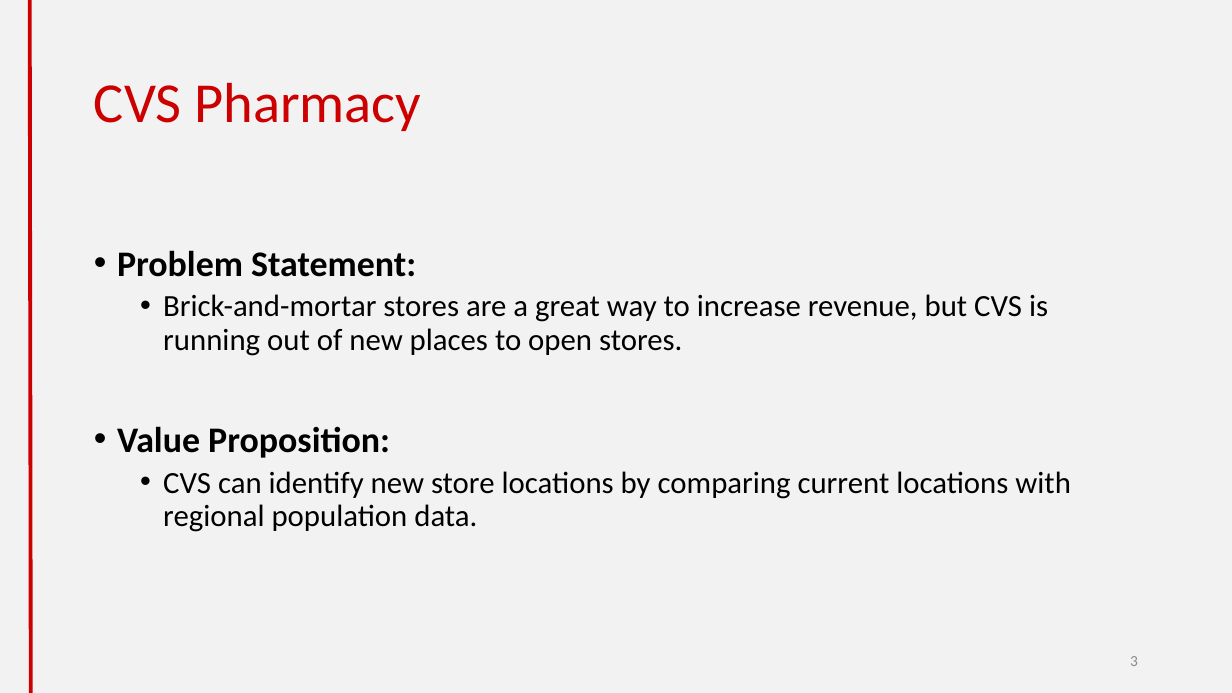
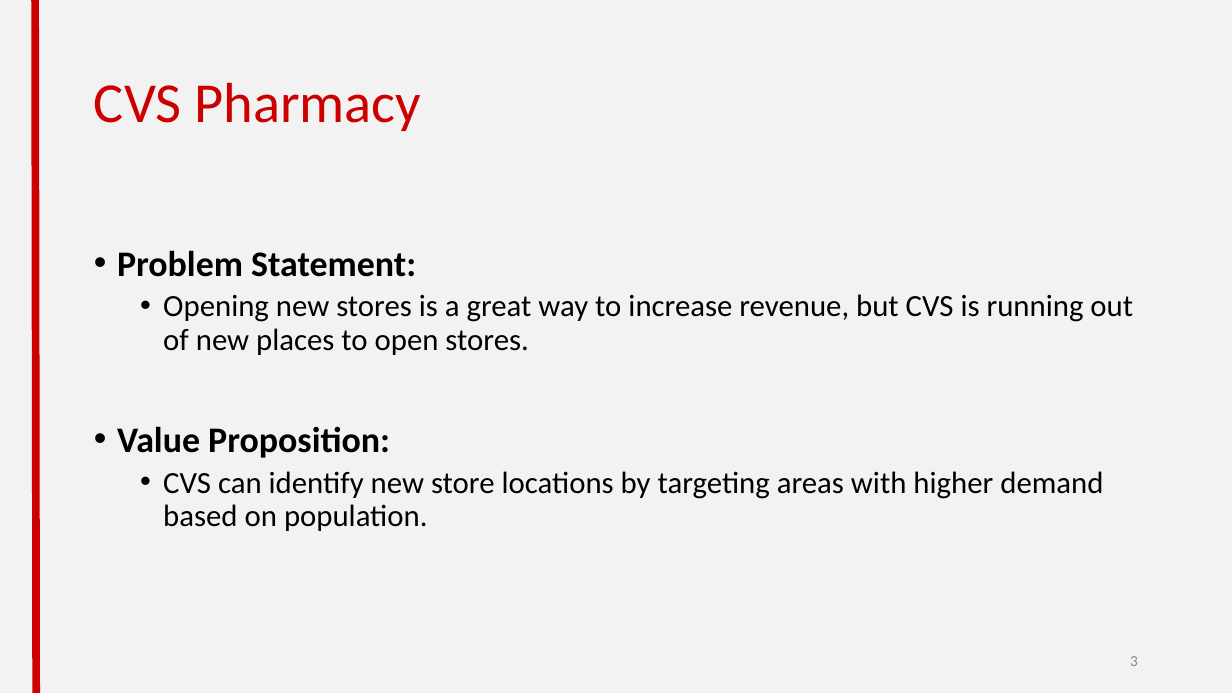
Before and after one commit to cheetahskita/dsa-projects, a slide deck: slide 3 of 1-web-scraping/Web Scraping Project.pptx. Drawn at 1232x693 pixels with LibreOffice and Linux fonts; fonts in the diff are those of the drawing. Boxes give left, top, right and bottom in pixels: in the first picture for what was removed or moved away, otherwise in the second. Text is boxed around its words. In the diff, an @@ line names an element or a change of style, - is before the commit and + after.

Commit message:
updated color palate on slides

```diff
--- a/1-web-scraping/Web Scraping Project.pptx
+++ b/1-web-scraping/Web Scraping Project.pptx
@@ line moved from (30, 0) - (30, 693) to (35, 0) - (36, 693) @@
@@ line (35, 0) - (36, 693): stroke #CC0000 3 pt to #CC0000 6 pt @@
@@ text at box(163, 294, 1133, 355): text changed @@
-  • Brick-and-mortar stores are a great way to increase revenue, but CVS is running out of new places to open stores.
+  • Opening new stores is a great way to increase revenue, but CVS is running out of new places to open stores.
@@ text at box(163, 471, 1103, 531): text changed @@
-  • CVS can identify new store locations by comparing current locations with regional population data.
+  • CVS can identify new store locations by targeting areas with higher demand based on population.
```
Also in this commit, not shown: 9 other slides changed, 3 slides added, 2 slides removed, 1 other file.
